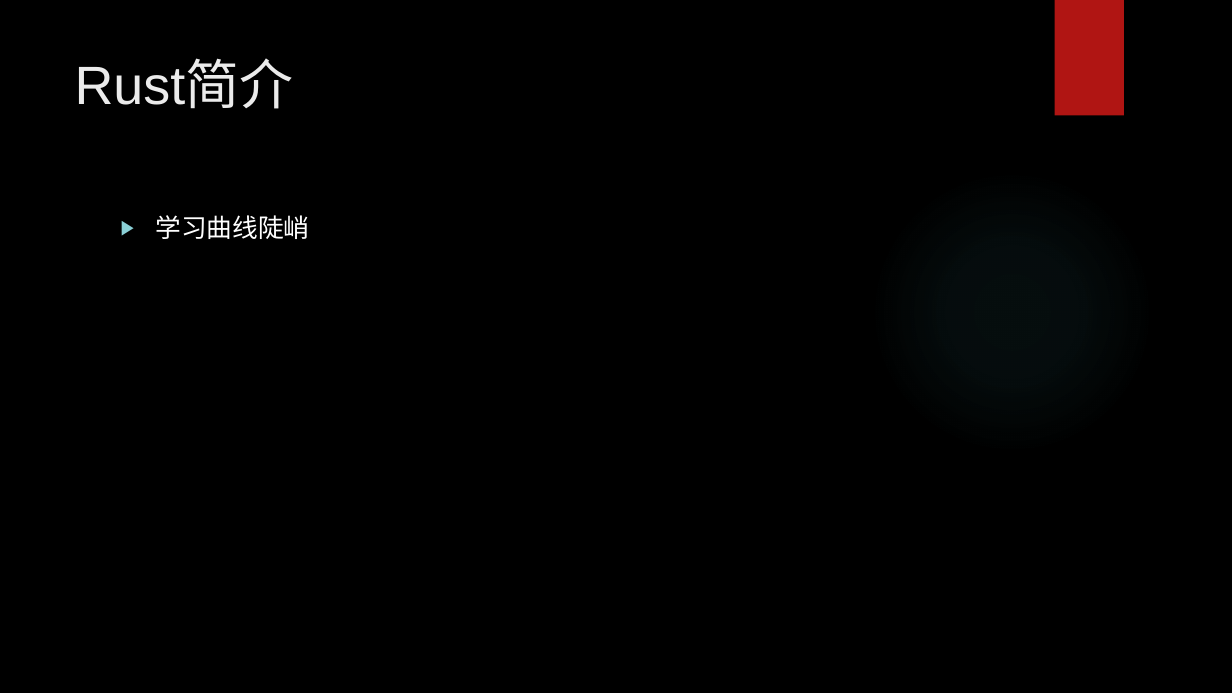
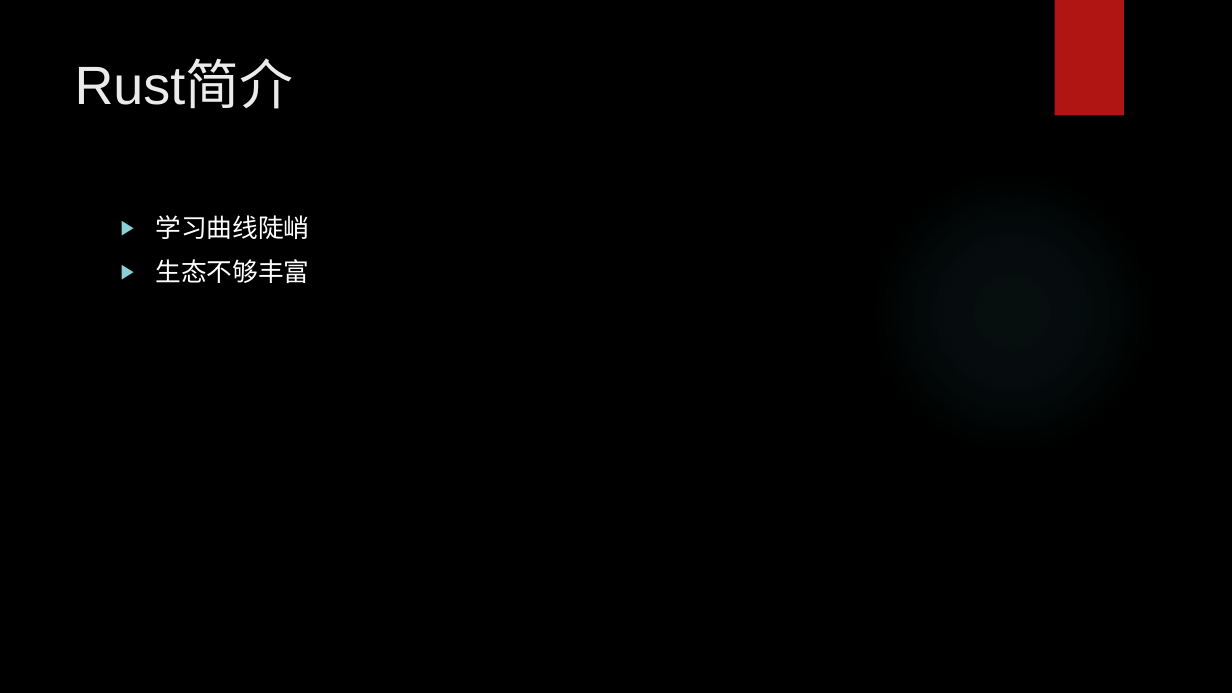
Before and after one commit to hengli-coder/rust_learning, a slide deck: slide 13 of Rust调研.pptx. Drawn at 1232x693 pixels with LibreOffice and Linux fonts; fonts in the diff are those of the drawing; background and template pictures are left out. Boxes give left, top, right and bottom in pixels: in the first picture for what was removed or moved away, otherwise in the second. Text is boxed around its words. In the diff, an @@ line names an element or a change of style, - is before the commit and + after.

```diff
--- a/Rust调研.pptx
+++ b/Rust调研.pptx
@@ text at (155,259,309,283): paragraph added @@
+▶ 生态不够丰富
```
Also in this commit, not shown: 1 other slide changed, 1 slide added.
